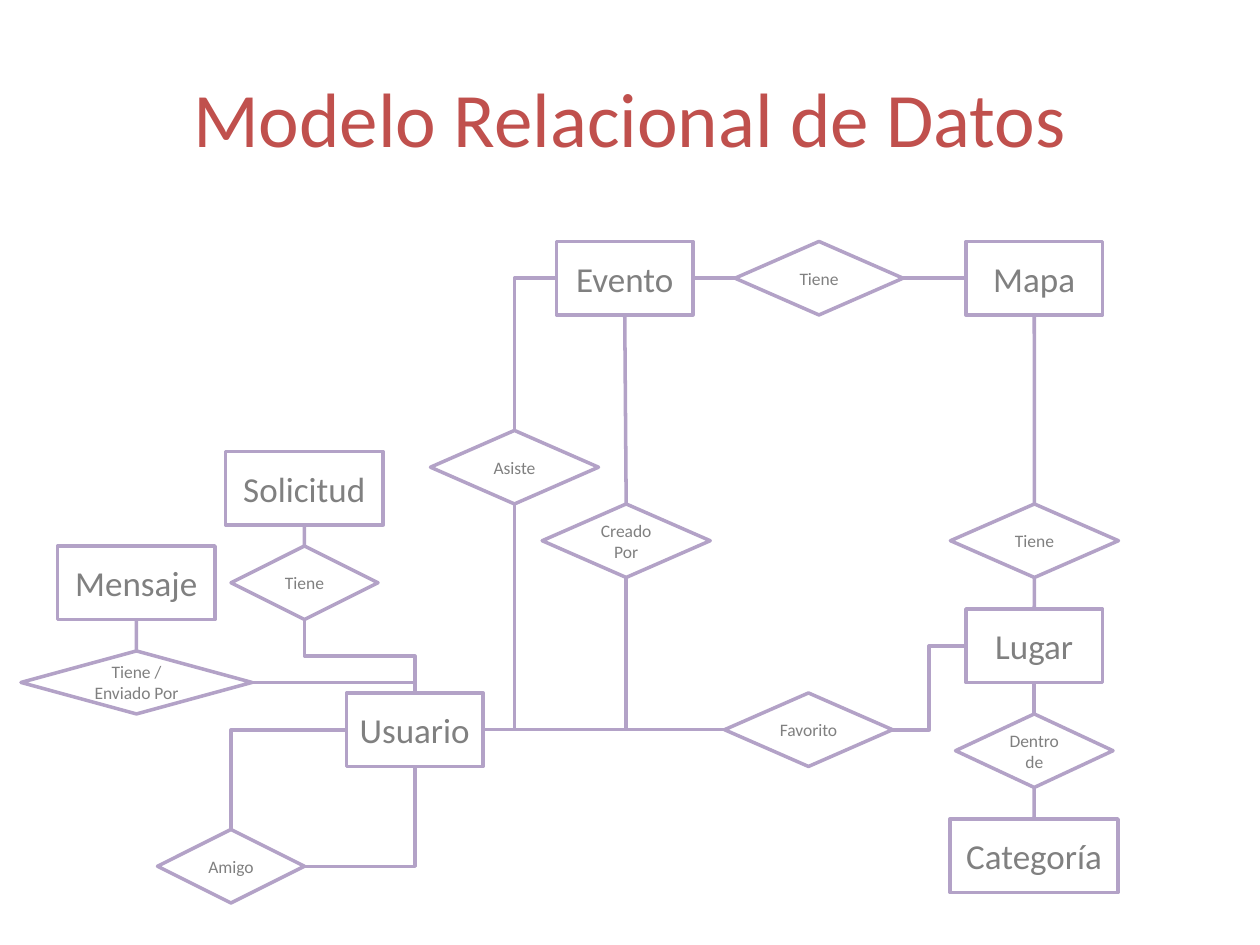
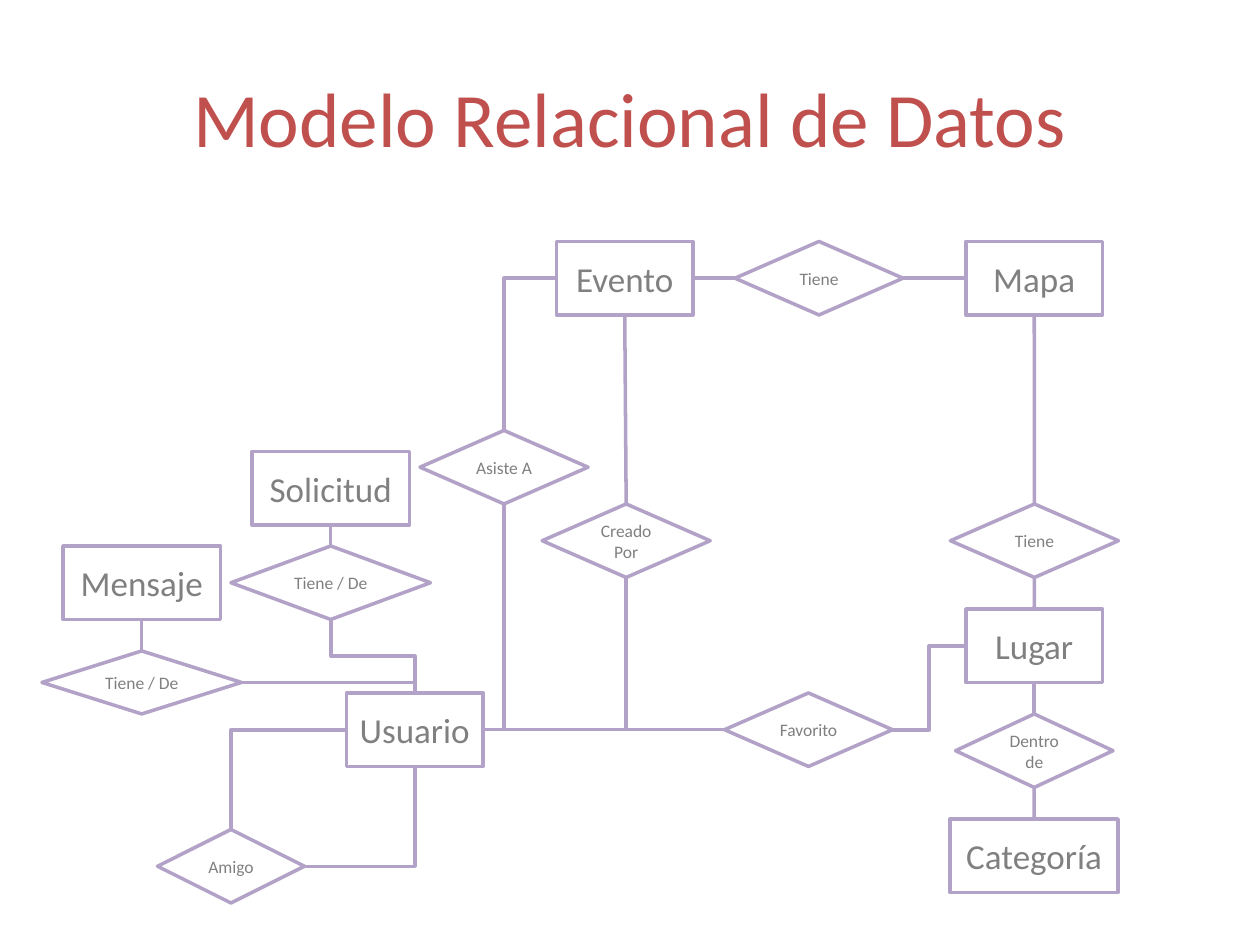
Before and after one commit to Ariel-Perez/Spot-It, a slide deck: slide 2 of Diseño/Spot it - Documento de Diseño.pptx. Drawn at 1260x945 pixels with LibreOffice and Linux fonts; fonts in the diff are those of the drawing. Boxes give left, top, right and bottom in pixels: in the first picture for what was removed or moved away, otherwise in the second. Text is boxed around its words. In the diff, an @@ line names an element or a change of style, - is before the commit and + after.

```diff
--- a/Diseño/Spot it - Documento de Diseño.pptx
+++ b/Diseño/Spot it - Documento de Diseño.pptx
@@ elbow line moved from (514, 431) - (557, 278) to (504, 431) - (557, 278) @@
@@ diamond "Asiste A": place and size @@
-diamond "Asiste A" at (431,431,598,504)
+diamond "Asiste A" at (420,431,587,504)
@@ rectangle "Solicitud": place and size @@
-rectangle "Solicitud" at (226,451,383,524)
+rectangle "Solicitud" at (252,451,410,524)
@@ text in diamond at (476,462,532,474): text changed @@
-Asiste
+Asiste A
@@ elbow line moved from (483, 730) - (514, 504) to (483, 730) - (504, 504) @@
@@ line moved from (305, 525) - (305, 546) to (330, 525) - (330, 546) @@
@@ rectangle "Mensaje": place and size @@
-rectangle "Mensaje" at (58,546,215,619)
+rectangle "Mensaje" at (63,546,220,619)
@@ diamond "Tiene / De": place and size @@
-diamond "Tiene / De" at (231,546,378,619)
+diamond "Tiene / De" at (231,546,430,619)
@@ text in diamond at (294,577,367,589): text changed @@
-Tiene
+Tiene / De
@@ line moved from (136, 620) - (136, 651) to (141, 620) - (141, 651) @@
@@ elbow line moved from (415, 693) - (305, 620) to (415, 693) - (330, 620) @@
@@ diamond "Tiene / De": place and size @@
-diamond "Tiene / De" at (21,651,252,714)
+diamond "Tiene / De" at (42,651,241,714)
@@ text in diamond at (105,677,178,689): text changed @@
-Tiene / Enviado Por
+Tiene / De
@@ elbow line moved from (415, 693) - (252, 683) to (415, 693) - (242, 683) @@
```
Also in this commit, not shown: 8 other slides changed, 8 slides added.
